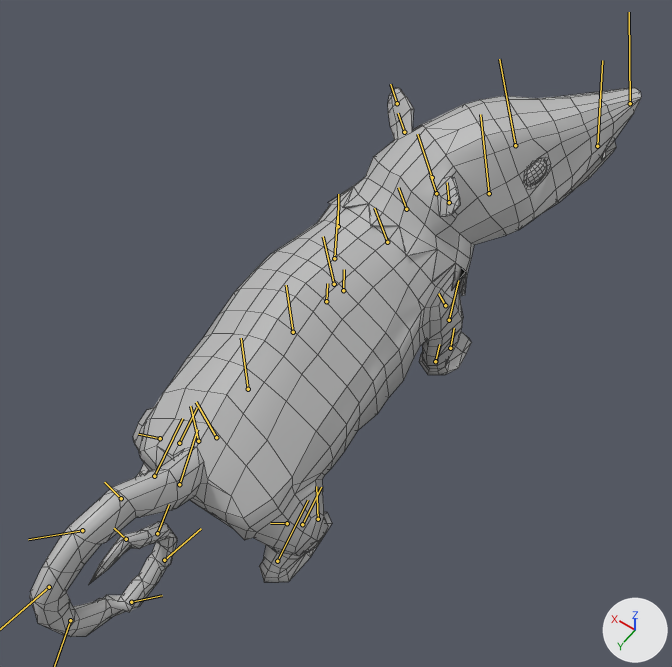
An edit to the FBX model Raccoon_Rummage/Assets/Animations/Opossum/3DMODELS_Characters_Final_Possum_Possum_TurnRight.fbx, drawn before and after from the same camera.
Before and after are seen from a camera (50 mm lens) standing at (-0.0556, 0.0686, 0.1393) and looking at (-0.0028, -0.0053, 0.023). The axes (+X, +Y, +Z) are drawn at lower right. The lights are the same throughout. Both versions are drawn at frame 2 of the action 'Take 001'; the numbers are the values there. The bones that bend it are drawn over the model as lines. Mesh edges are drawn as thin lines.
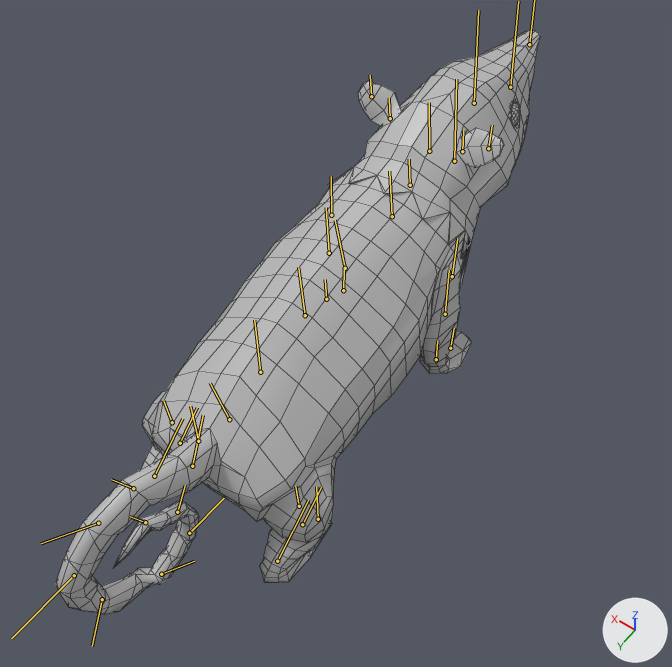
Changed parts and their boxes [x1, y1, x2, y2] in the pictures (672 x 667 px):
'Mesh', posed (21% narrower, 6% taller): before [30, 88, 641, 637]; after [56, 30, 540, 614]
bone 'Hips', root to tip: before (216, 437) to (196, 402); after (229, 419) to (210, 383)
bone 'TailBase', root to tip: before (179, 484) to (197, 429); after (192, 466) to (203, 415)
bone 'BackRightLeg', root to tip: before (287, 523) to (270, 523); after (299, 506) to (295, 486)
bone 'BackLeftLeg', root to tip: before (160, 438) to (138, 434); after (172, 422) to (163, 400)
bone 'BackLeftKnee', root to tip: before (179, 443) to (197, 407); after (180, 443) to (197, 407)
bone 'SpineUpper', root to tip: before (334, 284) to (323, 236); after (345, 268) to (335, 220)
bone 'SpineTip', root to tip: before (387, 242) to (374, 208); after (392, 216) to (389, 171)
bone 'UpperRightLeg', root to tip: before (445, 305) to (438, 293); after (452, 276) to (457, 238)
bone 'UpperRightKnee', root to tip: before (449, 320) to (458, 280); after (445, 314) to (449, 270)
bone 'UpperLeftLeg', root to tip: before (338, 226) to (338, 194); after (331, 215) to (331, 176)
bone 'UpperLeftKnee', root to tip: before (334, 258) to (337, 216); after (329, 253) to (326, 207)
bone 'Neck', root to tip: before (406, 209) to (398, 187); after (410, 185) to (409, 159)
bone 'Head', root to tip: before (432, 177) to (417, 134); after (429, 151) to (429, 102)
bone 'MouthHinge', root to tip: before (489, 193) to (480, 114); after (454, 161) to (456, 79)

The change in detail:
Bone 'Hips' (bone_hips) moves from (0.0, -0.5, -0.22) to (0.0, -0.41, 0.08).
Bone 'TailBase' (bone_tailbase) turns from (44, -3, -1) to (34, -3, -1) degrees about its own x, y and z.
Bone 'BackRightLeg' (bone_backrightleg) turns from (-19, 0, 0) to (7, 0, 0) degrees about its own x, y and z.
Bone 'BackRightKnee' (bone_backrightknee) turns from (80, 0, 0) to (54, 0, 0) degrees about its own x, y and z.
Bone 'BackLeftLeg' (bone_backleftleg) turns from (-19, 0, 0) to (7, 0, 0) degrees about its own x, y and z.
Bone 'BackLeftKnee' (bone_backleftknee) turns from (80, 0, 0) to (54, 0, 0) degrees about its own x, y and z.
Bone 'SpineUpper' (bone_spineupper) turns from (-7, -9, 1) to (-7, 0, 0) degrees about its own x, y and z.
Bone 'SpineTip' (bone_spinetip) moves from (0.0, -0.01, -0.08) to (0.0, 0.0, 0.03).
Bone 'SpineTip' (bone_spinetip) turns from (-9, 0, 0) to (3, 0, 0) degrees about its own x, y and z.
Bone 'UpperRightLeg' (bone_upperrightleg) turns from (-9, 7, 6) to (8, 0, 0) degrees about its own x, y and z.
Bone 'UpperRightKnee' (bone_upperrightknee) turns from (25, 0, 0) to (-3, 0, 0) degrees about its own x, y and z.
Bone 'UpperRightToes' (bone_upperrighttoes) moves from (-0.01, -0.05, -0.02) to (0.0, -0.1, -0.02).
Bone 'UpperRightToes' (bone_upperrighttoes) turns from (5, 1, -5) to (4, 0, 0) degrees about its own x, y and z.
Bone 'UpperLeftLeg' (bone_upperleftleg) turns from (14, 6, 7) to (8, 0, 0) degrees about its own x, y and z.
Bone 'UpperLeftKnee' (bone_upperleftknee) turns from (3, 0, 0) to (-3, 0, 0) degrees about its own x, y and z.
Bone 'UpperLeftToes' (bone_upperlefttoes) moves from (-0.01, -0.04, -0.01) to (0.0, -0.1, -0.02).
Bone 'UpperLeftToes' (bone_upperlefttoes) turns from (4, 1, -6) to (4, 0, 0) degrees about its own x, y and z.
Bone 'Neck' (bone_neck) moves from (0.04, 0.0, 0.01) to (0.0, 0.0, 0.0).
Bone 'Neck' (bone_neck) turns from (1, -10, -4) to (0, 0, 0) degrees about its own x, y and z.
Bone 'Head' (bone_head) moves from (0.01, 0.0, 0.0) to (0.0, 0.0, 0.0).
Bone 'Head' (bone_head) turns from (0, -16, -2) to (0, 0, 0) degrees about its own x, y and z.
Bone 'MouthHinge' (bone_mouthhinge) moves from (0.0, 0.0, 0.01) to (0.0, 0.0, 0.0).
Bone 'MouthHinge' (bone_mouthhinge) turns from (5, 0, 0) to (0, 0, 0) degrees about its own x, y and z.
